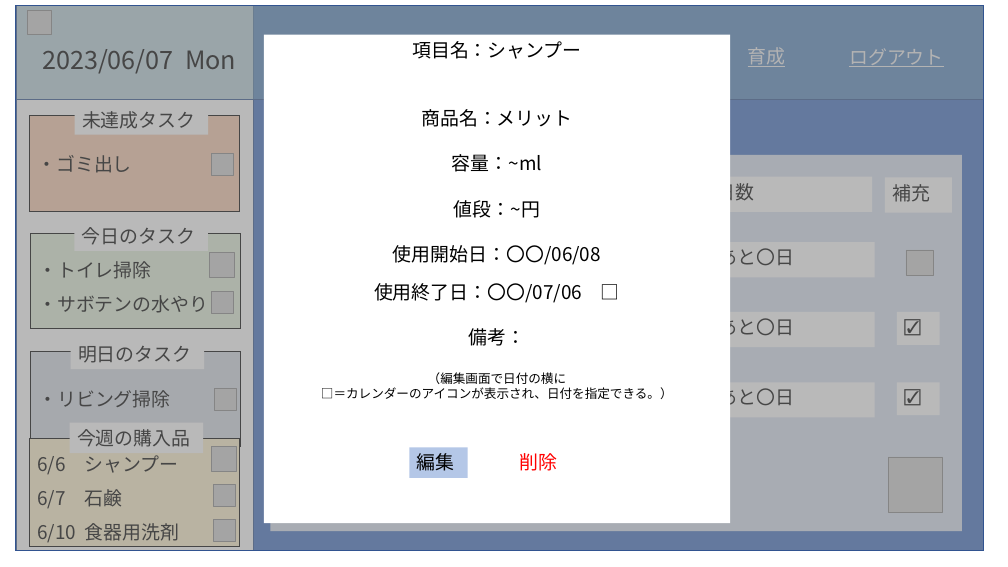
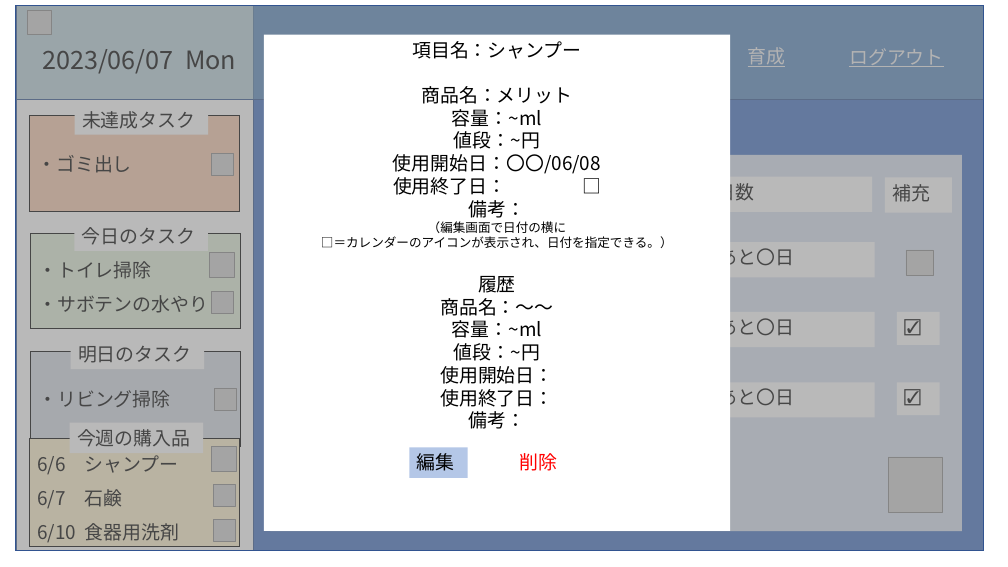
Before and after one commit to dojo2023/A-5, a slide deck: slide 19 of doc/外部設計_プレゼン.pptx (slide 17 before the commit). Drawn at 1008x567 pixels with LibreOffice and Linux fonts; fonts in the diff are those of the drawing; grey boxes stand for pictures. Boxes give left, top, right and bottom in pixels: in the first picture for what was removed or moved away, otherwise in the second. Text is boxed around its words. In the diff, an @@ line names an element or a change of style, - is before the commit and + after.

```diff
--- a/doc/外部設計_プレゼン.pptx
+++ b/doc/外部設計_プレゼン.pptx
@@ rectangle "項目名：シャンプー": place and size @@
-rectangle "項目名：シャンプー" at [264,35,730,523]
+rectangle "項目名：シャンプー" at [264,35,730,531]
@@ text in rectangle at [393,177,506,195]: text changed @@
-使用終了日：〇〇/07/06 □
+使用終了日： □
@@ text in rectangle at [440,276,553,429]: paragraphs added @@
+履歴
+商品名：～～
+容量：~ml
+値段：~円
+使用開始日：
+使用終了日：
+備考：
```
Also in this commit, not shown: 2 other slides changed, 5 slides added.
